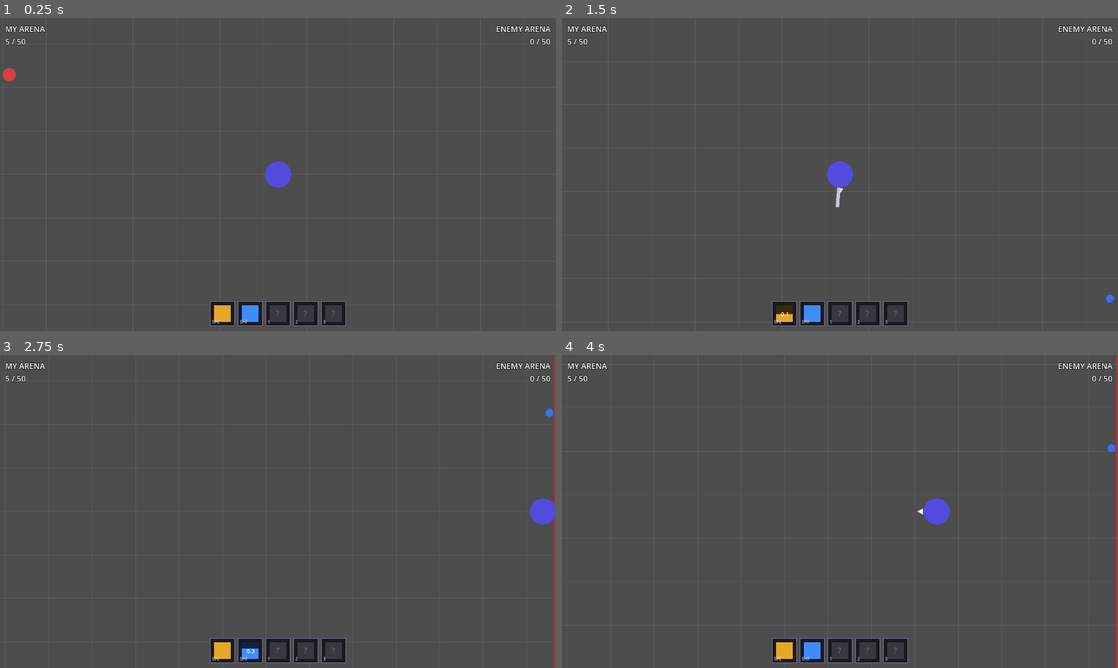
Above: before the commit, frames 1-4 (two rows, left to right).
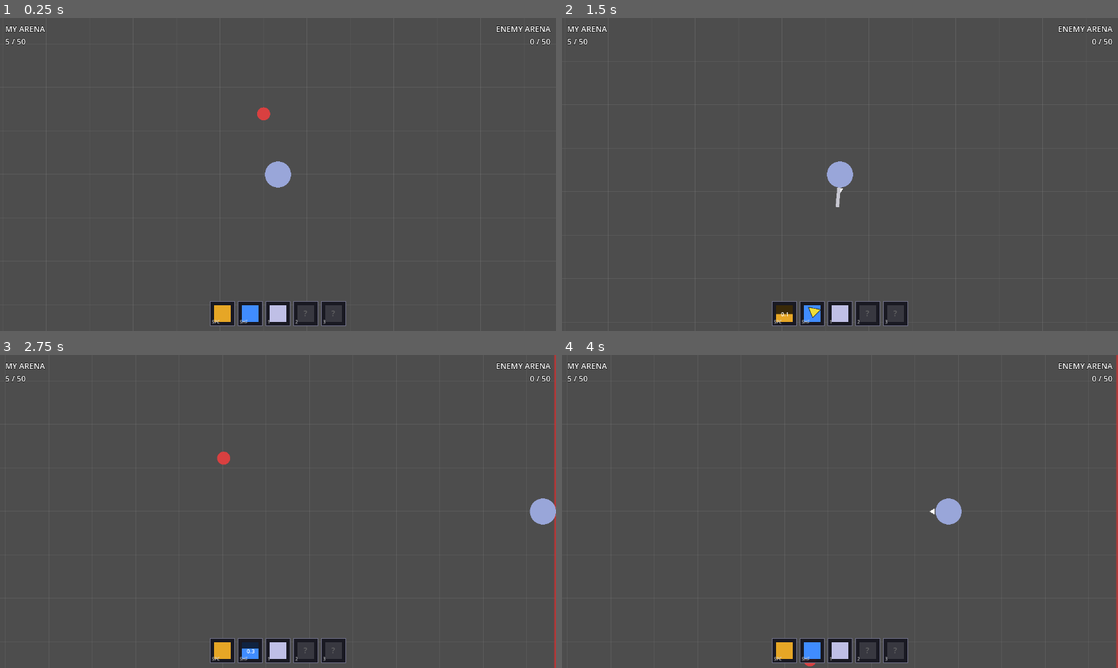
Above: after the commit, the same moments.

Repository: Wowo10/Mobber
Game: Godot game, scene res://scenes/game/game.tscn
The game is run twice, just before and just after one commit, with the same random seed, the same clock (stepped at 60 frames per second) and the same inputs. This scene is started directly instead of the project's main scene.
Inputs:
- Up to frame 1 (0.25 s): no input
- Up to frame 2 (1.5 s): hold D (move_right) 0.53-1.28 s; tap Space (attack) at 0.6, 1.35 s; tap Enter at 1.25 s; hold S (move_down) from 1.28 s (still down)
- Up to frame 3 (2.75 s): tap Space (attack) at 2, 2.3 s; release S (move_down) at 2.03 s; hold D (move_right) from 2.03 s (still down); tap Shift (dash) at 2.1 s
- Up to frame 4 (4 s): release D (move_right) at 2.78 s; hold W (move_up) 2.78-3.53 s; tap Space (attack) at 2.85, 3.6 s; hold A (move_left) from 3.53 s (still down)

The runs differ from the first frame. In frame 1, 0.6% of the frame differs, in the area x 0-53%, y 16-98%; in frame 2, 0.5%; in frame 3, 0.6%; in frame 4, 0.7%, in the area x 43-100%, y 28-100%.

Commit message:
Added archetypes and skills.

Diff:
--- a/autoloads/Constants.gd
+++ b/autoloads/Constants.gd
@@ -36,3 +36,24 @@
 const MOB_FLEE_SPEED = 220.0
 const MOB_FLEE_MAX_HEALTH = 1.0
 const MOB_FLEE_RADIUS = 9.0
+
+const ARCHETYPE_KNIGHT = 0
+const ARCHETYPE_PIRATE = 1
+
+const SKILL_SPIN_DURATION = 2.5
+const SKILL_SPIN_SPEED = TAU * 3.0   # ~18.8 rad/s, ~3 rotations/sec
+const SKILL_SPIN_DAMAGE = SWORD_DAMAGE
+const SKILL_SPIN_KNOCKBACK = 1800.0
+const SKILL_SPIN_HIT_INTERVAL = 0.4  # minimum seconds between hits on the same mob
+const SKILL_SPIN_COOLDOWN = 7.0
+const SKILL_WARCRY_DURATION = 3.0
+const SKILL_WARCRY_SPEED_MULT = 1.7
+const SKILL_WARCRY_COOLDOWN = 9.0
+const SKILL_CANNON_SPEED = 1200.0
+const SKILL_CANNON_RANGE = 800.0
+const SKILL_CANNON_DAMAGE = 20.0
+const SKILL_CANNON_KNOCKBACK = 10000.0
+const SKILL_CANNON_COOLDOWN = 3.5
+const SKILL_CANNON_TURN_SPEED = 4.5  # lerp rate for homing steering
+const SKILL_BLINK_DISTANCE = 220.0
+const SKILL_BLINK_COOLDOWN = 5.0
--- /dev/null
+++ b/autoloads/PlayerPrefs.gd
@@ -0,0 +1,3 @@
+extends Node
+
+var archetype: int = 0  # 0 = Knight, 1 = Pirate
--- a/project.godot
+++ b/project.godot
@@ -19,6 +19,7 @@
 
 Constants="*res://autoloads/Constants.gd"
 WebRTCSignaling="*res://autoloads/WebRTCSignaling.gd"
+PlayerPrefs="*res://autoloads/PlayerPrefs.gd"
 
 [display]
 
@@ -58,6 +59,16 @@
 "events": [Object(InputEventKey,"resource_local_to_scene":false,"resource_name":"","device":-1,"window_id":0,"alt_press …(192 unchanged characters)…
 ]
 }
+skill1={
+"deadzone": 0.5,
+"events": [Object(InputEventKey,"resource_local_to_scene":false,"resource_name":"","device":-1,"window_id":0,"alt_pressed":false,"shift_pressed":false,"ctrl_pressed":false,"meta_pressed":false,"pressed":false,"keycode":0,"physical_keycode":49,"key_label":0,"unicode":49,"location":0,"echo":false,"script":null)
+]
+}
+skill2={
+"deadzone": 0.5,
+"events": [Object(InputEventKey,"resource_local_to_scene":false,"resource_name":"","device":-1,"window_id":0,"alt_pressed":false,"shift_pressed":false,"ctrl_pressed":false,"meta_pressed":false,"pressed":false,"keycode":0,"physical_keycode":50,"key_label":0,"unicode":50,"location":0,"echo":false,"script":null)
+]
+}
 
 [rendering]
 
--- /dev/null
+++ b/scenes/entities/cannonball.tscn
@@ -0,0 +1,13 @@
+[gd_scene load_steps=3 format=3 uid="uid://cnonball01sc1"]
+
+[ext_resource type="Script" uid="uid://cnonball01gd1" path="res://scripts/entities/cannonball.gd" id="1_cannon"]
+
+[sub_resource type="CircleShape2D" id="CircleShape2D_cannon"]
+radius = 8.0
+
+[node name="Cannonball" type="Area2D"]
+collision_mask = 1
+script = ExtResource("1_cannon")
+
+[node name="CollisionShape2D" type="CollisionShape2D" parent="."]
+shape = SubResource("CircleShape2D_cannon")
--- a/scenes/entities/mob.tscn
+++ b/scenes/entities/mob.tscn
@@ -12,6 +12,9 @@
 properties/1/path = NodePath(".:health")
 properties/1/spawn = true
 properties/1/replication_mode = 1
+properties/2/path = NodePath(".:mob_type")
+properties/2/spawn = true
+properties/2/replication_mode = 0
 
 [node name="Mob" type="CharacterBody2D"]
 script = ExtResource("1_mob01")
--- a/scenes/game/game.tscn
+++ b/scenes/game/game.tscn
@@ -1,9 +1,10 @@
-[gd_scene load_steps=5 format=3 uid="uid://dhxvk0ecumlyh"]
+[gd_scene load_steps=6 format=3 uid="uid://dhxvk0ecumlyh"]
 
 [ext_resource type="Script" uid="uid://c56p5h3yrd8vd" path="res://scripts/game/game.gd" id="1_sul5r"]
 [ext_resource type="PackedScene" uid="uid://arena001tscn" path="res://scenes/game/arena.tscn" id="2_arena"]
 [ext_resource type="PackedScene" uid="uid://lhp5crgd3o0w" path="res://scenes/entities/player.tscn" id="3_player"]
 [ext_resource type="Script" uid="uid://cskillslotgd1" path="res://scripts/ui/skill_slot.gd" id="4_skill"]
+[ext_resource type="Script" uid="uid://mobindicator1" path="res://scripts/ui/mob_indicator.gd" id="5_indicator"]
 
 [node name="Game" type="Node"]
 script = ExtResource("1_sul5r")
@@ -11,7 +12,7 @@
 [node name="Arena1" parent="." instance=ExtResource("2_arena")]
 
 [node name="Arena2" parent="." instance=ExtResource("2_arena")]
-position = Vector2(4300, 0)
+position = Vector2(2967, 0)
 
 [node name="PlayerContainer" type="Node2D" parent="."]
 
@@ -135,4 +136,10 @@
 script = ExtResource("4_skill")
 custom_minimum_size = Vector2(56, 56)
 
+[node name="MobIndicator" type="Control" parent="HUD"]
+anchor_right = 1.0
+anchor_bottom = 1.0
+mouse_filter = 2
+script = ExtResource("5_indicator")
+
 [connection signal="pressed" from="GameOverOverlay/VBox/ReturnButton" to="." method="_on_return_pressed"]
--- a/scenes/ui/lobby.tscn
+++ b/scenes/ui/lobby.tscn
@@ -28,6 +28,10 @@
 theme_override_font_sizes/font_size = 32
 text = "MOBBER"
 horizontal_alignment = 1
+
+[node name="ArchetypeSelect" type="OptionButton" parent="VBox"]
+custom_minimum_size = Vector2(0, 36)
+layout_mode = 2
 
 [node name="HostButton" type="Button" parent="VBox"]
 custom_minimum_size = Vector2(0, 40)
--- /dev/null
+++ b/scripts/entities/cannonball.gd
@@ -0,0 +1,65 @@
+extends Area2D
+
+var direction := Vector2.RIGHT
+var player_ref: Node = null
+var _distance_traveled := 0.0
+var _target: Node2D = null
+
+func _ready() -> void:
+	monitoring = true
+	body_entered.connect(_on_body_entered)
+
+func _process(delta: float) -> void:
+	_update_target()
+	if _target and is_instance_valid(_target):
+		var to_target := (_target.global_position - global_position).normalized()
+		direction = direction.lerp(to_target, Constants.SKILL_CANNON_TURN_SPEED * delta).normalized()
+	var step := direction * Constants.SKILL_CANNON_SPEED * delta
+	global_position += step
+	_distance_traveled += step.length()
+	queue_redraw()
+	if _distance_traveled >= Constants.SKILL_CANNON_RANGE:
+		queue_free()
+
+func _update_target() -> void:
+	if _target and is_instance_valid(_target) and not _target.is_queued_for_deletion():
+		return
+	_target = null
+	var closest_dist := INF
+	for mob in get_tree().get_nodes_in_group("mobs"):
+		var d := global_position.distance_to(mob.global_position)
+		if d < closest_dist:
+			closest_dist = d
+			_target = mob
+
+func _spawn_impact() -> void:
+	var p := CPUParticles2D.new()
+	p.global_position = global_position
+	p.one_shot = true
+	p.explosiveness = 1.0
+	p.amount = 20
+	p.lifetime = 0.4
+	p.gravity = Vector2.ZERO
+	p.initial_velocity_min = 120.0
+	p.initial_velocity_max = 300.0
+	p.scale_amount_min = 3.0
+	p.scale_amount_max = 8.0
+	p.color = Color(1.0, 0.55, 0.1, 1.0)
+	p.emitting = true
+	get_parent().add_child(p)
+	get_tree().create_timer(p.lifetime + 0.2).timeout.connect(p.queue_free)
+
+func _on_body_entered(body: Node2D) -> void:
+	if not body.has_method("take_damage"):
+		return
+	_spawn_impact()
+	var knockback := direction * Constants.SKILL_CANNON_KNOCKBACK
+	var networked: bool = not (multiplayer.multiplayer_peer is OfflineMultiplayerPeer)
+	if not networked or multiplayer.is_server():
+		body.take_damage(Constants.SKILL_CANNON_DAMAGE, knockback)
+	elif player_ref and is_instance_valid(player_ref):
+		player_ref.rpc_request_hit.rpc_id(1, body.get_path(), Constants.SKILL_CANNON_DAMAGE, knockback)
+	queue_free()
+
+func _draw() -> void:
+	draw_circle(Vector2.ZERO, 8.0, Color(0.95, 0.7, 0.1))
--- a/scripts/entities/mob.gd
+++ b/scripts/entities/mob.gd
@@ -3,7 +3,11 @@
 enum State { WANDER, FLEE, CHASE }
 enum MobType { BASIC, FLEEING }
 
-var mob_type: MobType = MobType.BASIC
+var mob_type: MobType = MobType.BASIC:
+	set(v):
+		mob_type = v
+		if is_inside_tree():
+			_apply_mob_type()
 
 var state: State = State.WANDER
 var radius: float = Constants.MOB_RADIUS
@@ -16,7 +20,7 @@
 var _wander_timer := 0.0
 var _external_velocity := Vector2.ZERO
 
-func _ready() -> void:
+func _apply_mob_type() -> void:
 	if mob_type == MobType.FLEEING:
 		max_health = Constants.MOB_FLEE_MAX_HEALTH
 		health = Constants.MOB_FLEE_MAX_HEALTH
@@ -24,6 +28,9 @@
 		color = Color(0.2, 0.45, 1.0)
 		state = State.FLEE
 
+func _ready() -> void:
+	add_to_group("mobs")
+	_apply_mob_type()
 	_pick_wander_dir()
 	var networked: bool = not (multiplayer.multiplayer_peer is OfflineMultiplayerPeer)
 	if networked and not multiplayer.is_server():
--- a/scripts/entities/player.gd
+++ b/scripts/entities/player.gd
@@ -1,15 +1,25 @@
 extends CharacterBody2D
 
 const SPEED = 800.0
+const CANNONBALL_SCENE = preload("res://scenes/entities/cannonball.tscn")
+
 var radius = 30.0
 var color = Color(0.33, 0.29, 0.87)
 var move_direction = Vector2.ZERO
 var _last_facing := Vector2.RIGHT
+var archetype: int = 0  # set by game.gd before add_child
 
 var _dashing := false
 var _dash_timer := 0.0
 var dash_cooldown := 0.0
 var attack_cooldown := 0.0
+var skill1_cooldown := 0.0
+var skill2_cooldown := 0.0
+var skill1_max_cooldown := 1.0
+var skill2_max_cooldown := 1.0
+var _speed_boost_timer := 0.0
+var _spinning := false
+var _spin_timer := 0.0
 
 func _ready() -> void:
 	# MultiplayerSpawner doesn't sync authority — derive it from node name "Player_N"
@@ -17,6 +27,7 @@
 	if parts.size() == 2 and parts[0] == "Player":
 		set_multiplayer_authority(parts[1].to_int())
 
+	_apply_archetype()
 	add_to_group("players")
 	_setup_particles()
 	if not is_multiplayer_authority():
@@ -24,6 +35,17 @@
 		$Camera2D.enabled = false
 		return
 	_setup_camera()
+
+func _apply_archetype() -> void:
+	match archetype:
+		Constants.ARCHETYPE_KNIGHT:
+			color = Color(0.6, 0.65, 0.85)
+			skill1_max_cooldown = Constants.SKILL_SPIN_COOLDOWN
+			skill2_max_cooldown = Constants.SKILL_WARCRY_COOLDOWN
+		Constants.ARCHETYPE_PIRATE:
+			color = Color(0.8, 0.35, 0.1)
+			skill1_max_cooldown = Constants.SKILL_CANNON_COOLDOWN
+			skill2_max_cooldown = Constants.SKILL_BLINK_COOLDOWN
 
 func _setup_particles() -> void:
 	var p := $DashParticles
@@ -66,6 +88,22 @@
 		_last_facing = move_direction
 		$Sword.set_facing(_last_facing.angle())
 
+	if attack_cooldown > 0.0:
+		attack_cooldown -= delta
+	if skill1_cooldown > 0.0:
+		skill1_cooldown = max(0.0, skill1_cooldown - delta)
+	if skill2_cooldown > 0.0:
+		skill2_cooldown = max(0.0, skill2_cooldown - delta)
+	if _speed_boost_timer > 0.0:
+		_speed_boost_timer = max(0.0, _speed_boost_timer - delta)
+
+	if _spinning:
+		_spin_timer -= delta
+		$Sword.rotation += Constants.SKILL_SPIN_SPEED * delta
+		if _spin_timer <= 0.0:
+			_spinning = false
+			$Sword.exit_spin()
+
 	if _dashing:
 		_dash_timer -= delta
 		velocity = _last_facing * Constants.PLAYER_DASH_SPEED
@@ -75,7 +113,8 @@
 	else:
 		if dash_cooldown > 0.0:
 			dash_cooldown -= delta
-		velocity = move_direction * SPEED
+		var speed_mult: float = Constants.SKILL_WARCRY_SPEED_MULT if _speed_boost_timer > 0.0 else 1.0
+		velocity = move_direction * SPEED * speed_mult
 		if Input.is_action_just_pressed("dash") and dash_cooldown <= 0.0:
 			_dashing = true
 			_dash_timer = Constants.PLAYER_DASH_DURATION
@@ -89,11 +128,51 @@
 		_rpc_sync_pos.rpc(position)
 	queue_redraw()
 
-	if attack_cooldown > 0.0:
-		attack_cooldown -= delta
-	if Input.is_action_just_pressed("attack") and not $Sword.swinging:
+	if Input.is_action_just_pressed("attack") and not $Sword.swinging and not _spinning:
 		$Sword.swing(_last_facing.angle())
 		attack_cooldown = Constants.SWORD_SWING_DURATION
+	if Input.is_action_just_pressed("skill1") and skill1_cooldown <= 0.0:
+		_use_skill1()
+
+func _use_skill1() -> void:
+	match archetype:
+		Constants.ARCHETYPE_KNIGHT: _skill_spin()
+		Constants.ARCHETYPE_PIRATE: _skill_cannon()
+
+func _use_skill2() -> void:
+	match archetype:
+		Constants.ARCHETYPE_KNIGHT: _skill_warcry()
+		Constants.ARCHETYPE_PIRATE: _skill_blink()
+
+func _skill_spin() -> void:
+	skill1_cooldown = Constants.SKILL_SPIN_COOLDOWN
+	_spinning = true
+	_spin_timer = Constants.SKILL_SPIN_DURATION
+	$Sword.enter_spin()
+
+func _skill_warcry() -> void:
+	skill2_cooldown = Constants.SKILL_WARCRY_COOLDOWN
+	_speed_boost_timer = Constants.SKILL_WARCRY_DURATION
+
+func _skill_cannon() -> void:
+	skill1_cooldown = Constants.SKILL_CANNON_COOLDOWN
+	var cannonball = CANNONBALL_SCENE.instantiate()
+	cannonball.direction = _last_facing
+	cannonball.global_position = global_position + _last_facing * (radius + 12.0)
+	cannonball.player_ref = self
+	get_parent().add_child(cannonball)
+
+func _skill_blink() -> void:
+	skill2_cooldown = Constants.SKILL_BLINK_COOLDOWN
+	global_position += _last_facing * Constants.SKILL_BLINK_DISTANCE
+
+@rpc("any_peer", "reliable")
+func rpc_request_hit(mob_path: NodePath, damage: float, knockback: Vector2) -> void:
+	if not multiplayer.is_server():
+		return
+	var mob := get_node_or_null(mob_path)
+	if mob and mob.has_method("take_damage"):
+		mob.take_damage(damage, knockback)
 
 func _push_mobs() -> void:
 	var networked := not (multiplayer.multiplayer_peer is OfflineMultiplayerPeer)
--- a/scripts/entities/sword.gd
+++ b/scripts/entities/sword.gd
@@ -1,21 +1,28 @@
 extends Area2D
 
 var swinging := false
+var spin_mode := false
+var _spin_cooldowns := {}
 
 func _ready() -> void:
 	monitoring = false
 	visible = false
 	body_entered.connect(_on_body_entered)
 
-func _process(_delta: float) -> void:
+func _process(delta: float) -> void:
 	queue_redraw()
+	if spin_mode:
+		for key in _spin_cooldowns.keys():
+			_spin_cooldowns[key] -= delta
+			if _spin_cooldowns[key] <= 0.0:
+				_spin_cooldowns.erase(key)
 
 func set_facing(angle: float) -> void:
-	if not swinging:
+	if not swinging and not spin_mode:
 		rotation = angle
 
 func swing(facing_angle: float) -> void:
-	if swinging:
+	if swinging or spin_mode:
 		return
 
 	swinging = true
@@ -32,24 +39,48 @@
 	swinging = false
 	visible = false
 
+func enter_spin() -> void:
+	spin_mode = true
+	monitoring = true
+	visible = true
+	_spin_cooldowns.clear()
+
+func exit_spin() -> void:
+	spin_mode = false
+	monitoring = false
+	visible = false
+	_spin_cooldowns.clear()
+
 func _on_body_entered(body: Node2D) -> void:
 	if not body.has_method("take_damage"):
 		return
+	var networked: bool = not (multiplayer.multiplayer_peer is OfflineMultiplayerPeer)
+	var damage: float
+	var knockback_force: float
+	if spin_mode:
+		var rid = body.get_rid()
+		if _spin_cooldowns.has(rid):
+			return
+		_spin_cooldowns[rid] = Constants.SKILL_SPIN_HIT_INTERVAL
+		damage = Constants.SKILL_SPIN_DAMAGE
+		knockback_force = Constants.SKILL_SPIN_KNOCKBACK
+	else:
+		damage = Constants.SWORD_DAMAGE
+		knockback_force = Constants.MOB_KNOCKBACK
 	var knockback: Vector2 = (body.global_position - get_parent().global_position).normalized() \
-		* Constants.MOB_KNOCKBACK
-	var networked: bool = not (multiplayer.multiplayer_peer is OfflineMultiplayerPeer)
+		* knockback_force
 	if not networked or multiplayer.is_server():
-		body.take_damage(Constants.SWORD_DAMAGE, knockback)
+		body.take_damage(damage, knockback)
 	else:
-		_request_hit.rpc_id(1, body.get_path(), knockback)
+		_request_hit.rpc_id(1, body.get_path(), damage, knockback)
 
 @rpc("any_peer", "reliable")
-func _request_hit(mob_path: NodePath, knockback: Vector2) -> void:
+func _request_hit(mob_path: NodePath, damage: float, knockback: Vector2) -> void:
 	if not multiplayer.is_server():
 		return
 	var mob := get_node_or_null(mob_path)
 	if mob and mob.has_method("take_damage"):
-		mob.take_damage(Constants.SWORD_DAMAGE, knockback)
+		mob.take_damage(damage, knockback)
 
 func _draw() -> void:
 	var r := Constants.PLAYER_START_RADIUS
--- a/scripts/game/arena.gd
+++ b/scripts/game/arena.gd
@@ -28,7 +28,7 @@
 		cs.shape = shape
 		body.add_child(cs)
 
-func spawn_mob(type: int = -1) -> void:
+func spawn_mob(type: int = -1, near_pos: Vector2 = Vector2(-1.0, -1.0)) -> void:
 	if not multiplayer.is_server():
 		return
 	var margin: float = Constants.MOB_RADIUS + 10.0
@@ -37,10 +37,18 @@
 		mob.mob_type = mob.MobType.FLEEING if randf() < 0.35 else mob.MobType.BASIC
 	else:
 		mob.mob_type = type
-	mob.position = Vector2(
-		randf_range(margin, Constants.WORLD_SIZE_X - margin),
-		randf_range(margin, Constants.WORLD_SIZE_Y - margin)
-	)
+	if near_pos.x >= 0.0:
+		var angle := randf_range(0.0, TAU)
+		var dist := randf_range(100.0, 220.0)
+		mob.position = Vector2(
+			clampf(near_pos.x + cos(angle) * dist, margin, Constants.WORLD_SIZE_X - margin),
+			clampf(near_pos.y + sin(angle) * dist, margin, Constants.WORLD_SIZE_Y - margin)
+		)
+	else:
+		mob.position = Vector2(
+			randf_range(margin, Constants.WORLD_SIZE_X - margin),
+			randf_range(margin, Constants.WORLD_SIZE_Y - margin)
+		)
 	$MobContainer.add_child(mob, true)
 
 func get_mob_count() -> int:
--- a/scripts/game/game.gd
+++ b/scripts/game/game.gd
@@ -4,9 +4,11 @@
 
 var _peer_to_arena: Dictionary = {}
 var _peer_to_player: Dictionary = {}
+var _peer_to_archetype: Dictionary = {}
 var _networked: bool = false
 var _leaving: bool = false
 var _scrubbed: bool = false
+var _pending_kills: Dictionary = {}  # arena -> count of mobs dying this frame
 
 func _ready() -> void:
 	_networked = not (multiplayer.multiplayer_peer is OfflineMultiplayerPeer)
@@ -14,8 +16,11 @@
 
 	if not _networked:
 		_peer_to_arena[1] = $Arena1
+		_peer_to_archetype[1] = PlayerPrefs.archetype
 		_spawn_player(1)
-		for i in Constants.MOB_COUNT:
+		var center := Vector2(Constants.WORLD_SIZE_X * 0.5, Constants.WORLD_SIZE_Y * 0.5)
+		$Arena1.spawn_mob(0, center)
+		for i in Constants.MOB_COUNT - 1:
 			$Arena1.spawn_mob()
 		_push_hud_update()
 		return
@@ -26,27 +31,34 @@
 	else:
 		multiplayer.server_disconnected.connect(_on_server_disconnected)
 		await get_tree().process_frame
-		_rpc_client_ready.rpc_id(1)
+		_rpc_client_ready.rpc_id(1, PlayerPrefs.archetype)
 
 @rpc("any_peer", "reliable")
-func _rpc_client_ready() -> void:
+func _rpc_client_ready(arch: int) -> void:
 	if not multiplayer.is_server():
 		return
 	var id := multiplayer.get_remote_sender_id()
 	_peer_to_arena[id] = $Arena2
-	for i in Constants.MOB_COUNT:
+	_peer_to_archetype[1] = PlayerPrefs.archetype
+	_peer_to_archetype[id] = arch
+	var center := Vector2(Constants.WORLD_SIZE_X * 0.5, Constants.WORLD_SIZE_Y * 0.5)
+	$Arena1.spawn_mob(0, center)
+	for i in Constants.MOB_COUNT - 1:
 		$Arena1.spawn_mob()
-	for i in Constants.MOB_COUNT:
+	$Arena2.spawn_mob(0, center)
+	for i in Constants.MOB_COUNT - 1:
 		$Arena2.spawn_mob()
 	_spawn_player(1)
 	_spawn_player(id)
-	_rpc_spawn_players.rpc(id)
+	_rpc_spawn_players.rpc(id, _peer_to_archetype[1], _peer_to_archetype[id])
 	_push_hud_update()
 
 @rpc("authority", "reliable")
-func _rpc_spawn_players(client_id: int) -> void:
+func _rpc_spawn_players(client_id: int, host_arch: int, client_arch: int) -> void:
 	_peer_to_arena[1] = $Arena1
 	_peer_to_arena[client_id] = $Arena2
+	_peer_to_archetype[1] = host_arch
+	_peer_to_archetype[client_id] = client_arch
 	_spawn_player(1)
 	_spawn_player(client_id)
 
@@ -113,6 +125,7 @@
 	var player := PLAYER_SCENE.instantiate()
 	player.name = "Player_%d" % peer_id
 	player.position = arena.position + Vector2(Constants.WORLD_SIZE_X * 0.5, Constants.WORLD_SIZE_Y * 0.5)
+	player.archetype = _peer_to_archetype.get(peer_id, 0)
 	$PlayerContainer.add_child(player, true)
 	player.set_multiplayer_authority(peer_id)
 	_peer_to_player[peer_id] = player
@@ -123,13 +136,16 @@
 	var opponent: Node2D = $Arena2 if arena == $Arena1 else $Arena1
 	opponent.spawn_mob()
 	opponent.spawn_mob()
-	# Dying mob not freed yet; subtract 1 from killer's arena count.
-	var a1: int = $Arena1.get_mob_count() - (1 if arena == $Arena1 else 0)
-	var a2: int = $Arena2.get_mob_count() - (1 if arena == $Arena2 else 0)
+	# Accumulate kills this frame — queue_free runs after deferred calls,
+	# so every mob that died this frame is still counted by get_mob_count().
+	_pending_kills[arena] = _pending_kills.get(arena, 0) + 1
+	var a1: int = $Arena1.get_mob_count() - _pending_kills.get($Arena1, 0)
+	var a2: int = $Arena2.get_mob_count() - _pending_kills.get($Arena2, 0)
 	_update_hud_local(a1, a2)
 	if _networked:
 		_rpc_update_hud.rpc(a1, a2)
 	_check_win(a1, a2)
+	_pending_kills.clear.call_deferred()
 
 # --- HUD ---
 
@@ -188,12 +204,22 @@
 	bar.get_node("AttackSlot").icon_color = Color(0.9, 0.65, 0.15)
 	bar.get_node("DashSlot").key_text = "SHF"
 	bar.get_node("DashSlot").icon_color = Color(0.25, 0.55, 1.0)
-	bar.get_node("Skill1Slot").key_text = "1"
-	bar.get_node("Skill1Slot").available = false
-	bar.get_node("Skill2Slot").key_text = "2"
-	bar.get_node("Skill2Slot").available = false
-	bar.get_node("Skill3Slot").key_text = "3"
-	bar.get_node("Skill3Slot").available = false
+	var s1 := bar.get_node("Skill1Slot")
+	var s2 := bar.get_node("Skill2Slot")
+	var s3 := bar.get_node("Skill3Slot")
+	s1.key_text = "1"
+	s2.key_text = "2"
+	s3.key_text = "3"
+	s1.available = true
+	s2.available = false
+	s3.available = false
+	match PlayerPrefs.archetype:
+		Constants.ARCHETYPE_KNIGHT:
+			s1.icon_color = Color(0.75, 0.75, 0.9)
+			s2.icon_color = Color(0.9, 0.75, 0.2)
+		Constants.ARCHETYPE_PIRATE:
+			s1.icon_color = Color(0.95, 0.7, 0.1)
+			s2.icon_color = Color(0.3, 0.85, 0.45)
 
 func _process(_delta: float) -> void:
 	if _leaving:
@@ -205,3 +231,5 @@
 	var bar := $HUD/SkillBar
 	bar.get_node("AttackSlot").set_cooldown(player.attack_cooldown, Constants.SWORD_SWING_DURATION)
 	bar.get_node("DashSlot").set_cooldown(player.dash_cooldown, Constants.PLAYER_DASH_COOLDOWN)
+	bar.get_node("Skill1Slot").set_cooldown(player.skill1_cooldown, player.skill1_max_cooldown)
+	bar.get_node("Skill2Slot").set_cooldown(player.skill2_cooldown, player.skill2_max_cooldown)
--- a/scripts/ui/lobby.gd
+++ b/scripts/ui/lobby.gd
@@ -7,6 +7,11 @@
 
 func _ready() -> void:
 	multiplayer.multiplayer_peer = null
+	var sel := $VBox/ArchetypeSelect
+	sel.add_item("Knight", 0)
+	sel.add_item("Pirate", 1)
+	sel.select(PlayerPrefs.archetype)
+	sel.item_selected.connect(func(i: int) -> void: PlayerPrefs.archetype = i)
 	_is_web = OS.get_name() == "Web" or Constants.FORCE_WEBRTC
 	if _is_web:
 		%IPInput.placeholder_text = "Room Code"
--- /dev/null
+++ b/scripts/ui/mob_indicator.gd
@@ -0,0 +1,77 @@
+extends Control
+
+func _process(_delta: float) -> void:
+	queue_redraw()
+
+func _draw() -> void:
+	var camera := _get_local_camera()
+	if camera == null:
+		return
+
+	var all_mobs := get_tree().get_nodes_in_group("mobs")
+	# Only care about mobs in the local player's arena
+	var local_mobs: Array = all_mobs.filter(
+		func(m: Node2D) -> bool:
+			return m.global_position.x >= camera.limit_left \
+				and m.global_position.x <= camera.limit_right
+	)
+	if local_mobs.is_empty():
+		return
+
+	var vp_size := get_viewport_rect().size
+	var canvas_xform := get_viewport().get_canvas_transform()
+	var screen_rect := Rect2(Vector2.ZERO, vp_size)
+
+	for mob in local_mobs:
+		if screen_rect.has_point(canvas_xform * (mob as Node2D).global_position):
+			return  # at least one mob is visible
+
+	# No mob visible — find the nearest to the player
+	var player_pos := camera.global_position
+	var nearest: Node2D = null
+	var nearest_dist := INF
+	for mob in local_mobs:
+		var d := player_pos.distance_to((mob as Node2D).global_position)
+		if d < nearest_dist:
+			nearest_dist = d
+			nearest = mob
+
+	if nearest == null:
+		return
+
+	var mob_screen := canvas_xform * nearest.global_position
+	var screen_center := vp_size * 0.5
+	var dir := (mob_screen - screen_center).normalized()
+	if dir.is_zero_approx():
+		return
+
+	var edge := _screen_edge_point(screen_center, dir, 52.0, vp_size)
+	_draw_arrow(edge, dir)
+
+func _get_local_camera() -> Camera2D:
+	for p in get_tree().get_nodes_in_group("players"):
+		if (p as Node).is_multiplayer_authority():
+			return (p as Node).get_node_or_null("Camera2D") as Camera2D
+	return null
+
+func _screen_edge_point(center: Vector2, dir: Vector2, margin: float, vp_size: Vector2) -> Vector2:
+	var t := INF
+	if dir.x > 0.001:
+		t = min(t, (vp_size.x - margin - center.x) / dir.x)
+	elif dir.x < -0.001:
+		t = min(t, (margin - center.x) / dir.x)
+	if dir.y > 0.001:
+		t = min(t, (vp_size.y - margin - center.y) / dir.y)
+	elif dir.y < -0.001:
+		t = min(t, (margin - center.y) / dir.y)
+	return center + dir * t
+
+func _draw_arrow(pos: Vector2, dir: Vector2) -> void:
+	var size := 22.0
+	var perp := dir.rotated(PI * 0.5)
+	var tip := pos + dir * size
+	var base_l := pos - perp * size * 0.65
+	var base_r := pos + perp * size * 0.65
+	var pts := PackedVector2Array([tip, base_l, base_r])
+	draw_colored_polygon(pts, Color(1.0, 0.9, 0.15, 0.92))
+	draw_polyline(PackedVector2Array([tip, base_l, base_r, tip]), Color(0.05, 0.05, 0.05, 0.7), 1.5)
Not shown, added: autoloads/PlayerPrefs.gd.uid
Not shown, added: scripts/entities/cannonball.gd.uid
Not shown, added: scripts/ui/mob_indicator.gd.uid
